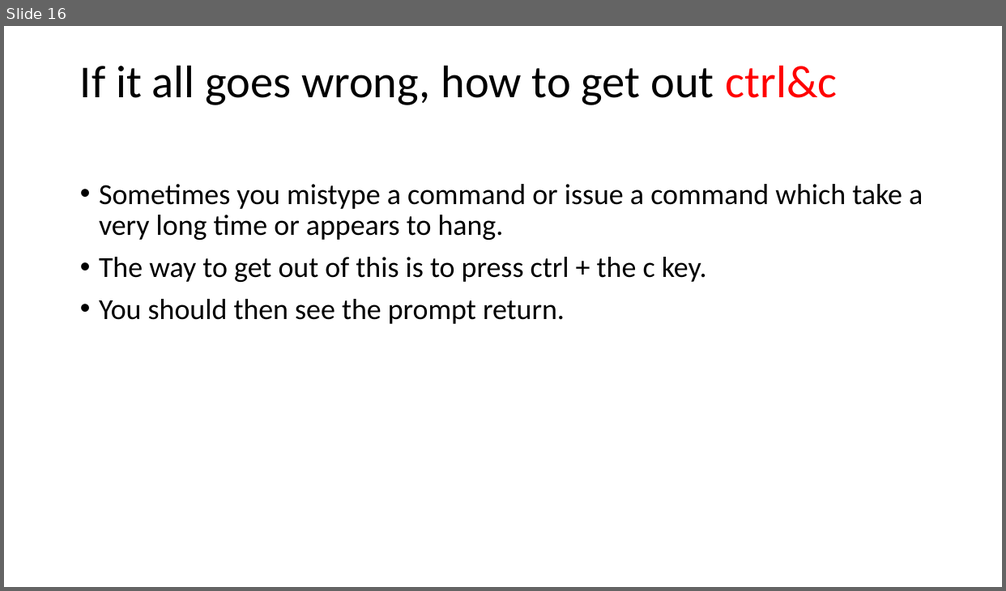
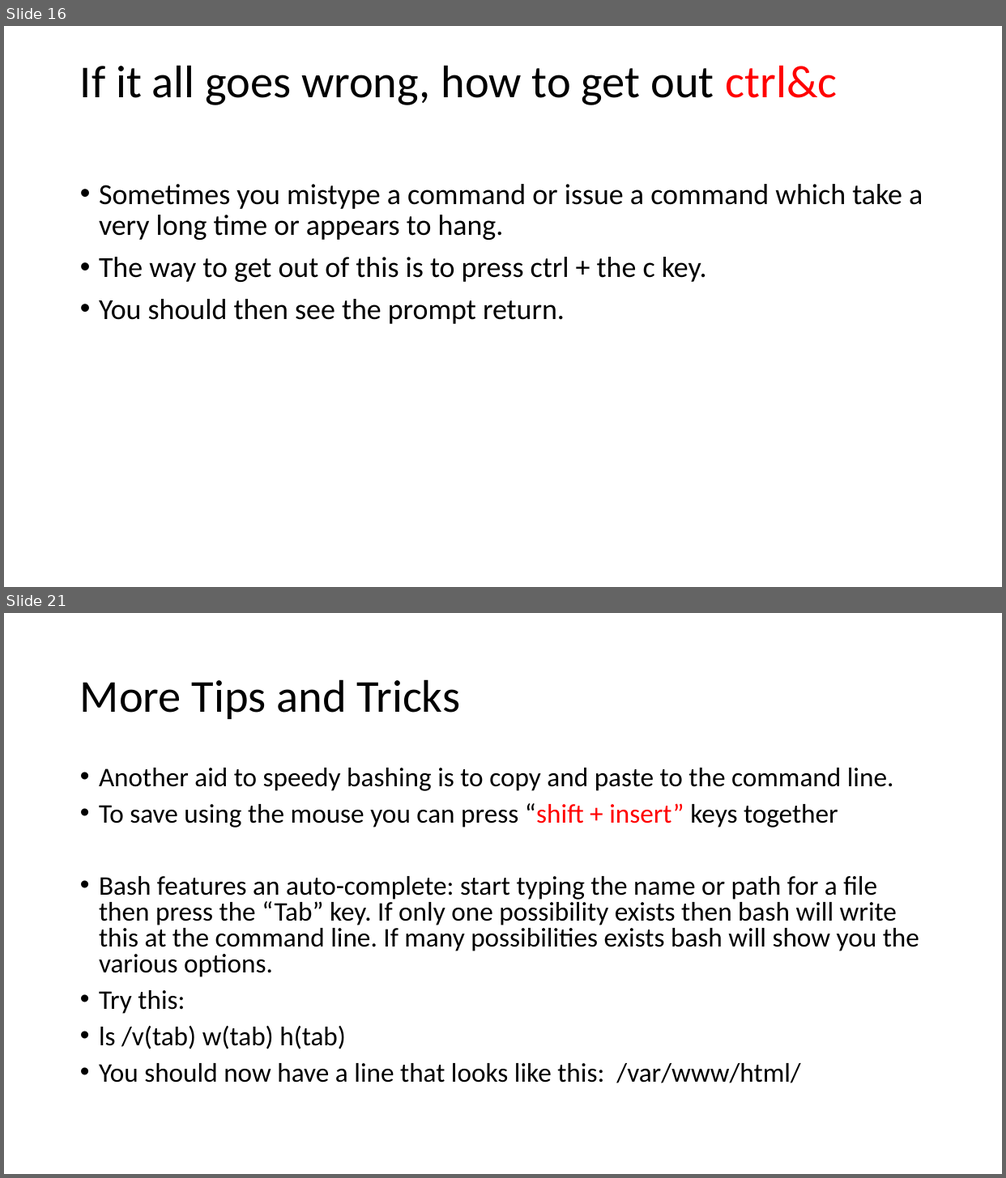
Before and after one commit to paulmheaton/Unix_primer, a slide deck: Unix primer.pptx. Shown one above the other, each under a label of ours: slide 16 before the commit, slides 16 and 21 after it; the slides between them are not shown. The pictures are 1006x591 and 1006x1178 pixels, drawn with LibreOffice and Linux fonts; fonts in the diff are those of the drawing. Boxes give left, top, right and bottom in pixels: in the first picture for what was removed or moved away, otherwise in the second. Text is boxed around its words. In the diff, an @@ line names an element or a change of style, - is before the commit and + after.

```diff
--- a/Unix primer.pptx
+++ b/Unix primer.pptx
@@ slide 21 added at [4, 613, 1002, 1174], background #FFFFFF @@
@@ title added at [80, 679, 461, 719], 44 pt, text #000000 @@
+More Tips and Tricks
@@ text added at [99, 768, 919, 1084], 25.9 pt, text #000000 @@
+• Another aid to speedy bashing is to copy and paste to the command line.
+• To save using the mouse you can press “shift + insert” keys together
+• Bash features an auto-complete: start typing the name or path for a file then press the “Tab” key. If only one possibility exists then bash will write this at the command line. If many possibilities exists bash will show you the various options.
+• Try this:
+• ls /v(tab) w(tab) h(tab)
+• You should now have a line that looks like this: /var/www/html/
```
Also in this commit, not shown: 4 slides changed, 4 other slides added, 1 slide removed.
